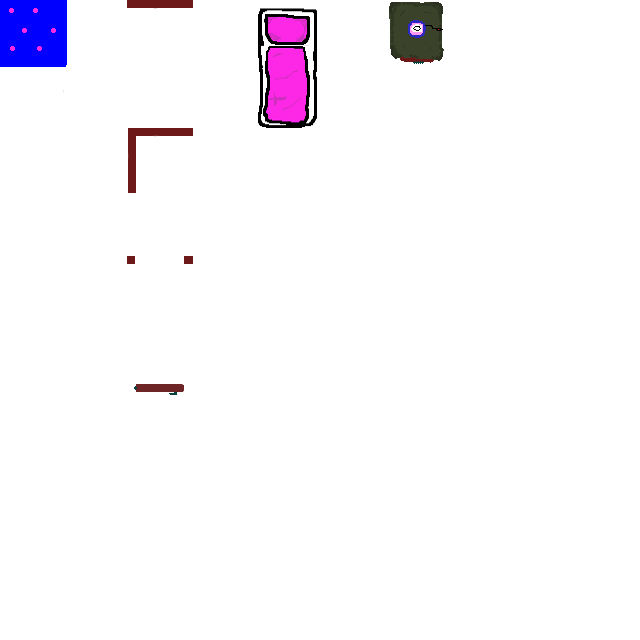
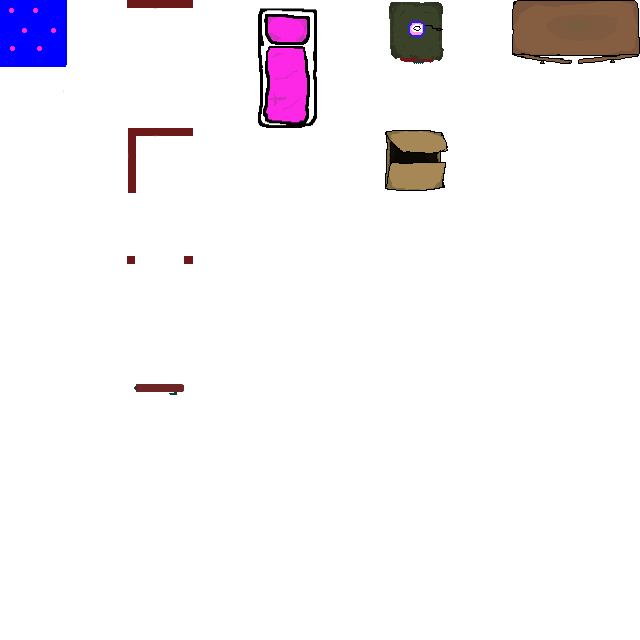
Revision of a layered 640 x 640 image; what changed, layer by layer:
painted on "Background" over [left=385, top=0, right=640, bottom=191]
